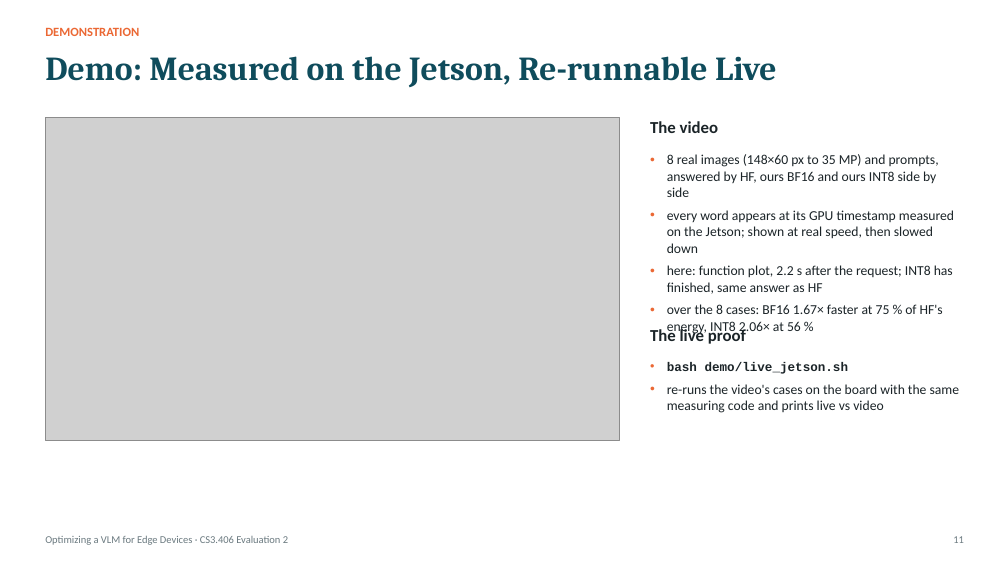
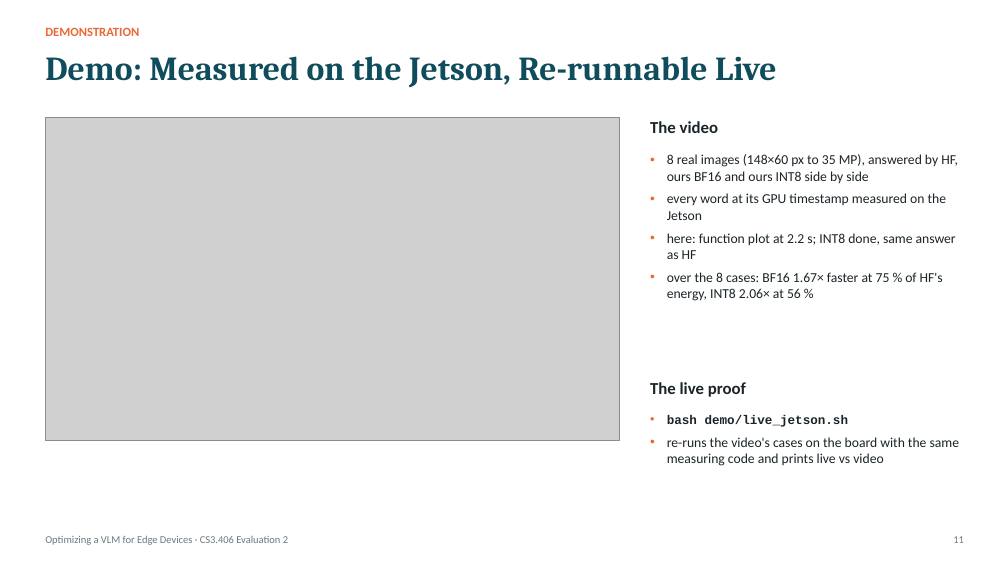
Before and after one commit to jainilbavishi24/LFM2.5-VL-Optimization, a slide deck: slide 11 of presentations/eval2/PAA_Eval2_Working_Prototype.pptx. Drawn at 1008x567 pixels with LibreOffice and Linux fonts; fonts in the diff are those of the drawing; grey boxes stand for pictures. Boxes give left, top, right and bottom in pixels: in the first picture for what was removed or moved away, otherwise in the second. Text is boxed around its words. In the diff, an @@ line names an element or a change of style, - is before the commit and + after.

Commit message:
deck: layout fixes, pdf

```diff
--- a/presentations/eval2/PAA_Eval2_Working_Prototype.pptx
+++ b/presentations/eval2/PAA_Eval2_Working_Prototype.pptx
@@ text at [667, 154, 958, 259]: text changed @@
-• 8 real images (148×60 px to 35 MP) and prompts, answered by HF, ours BF16 and ours INT8 side by side
-• every word appears at its GPU timestamp measured on the Jetson; shown at real speed, then slowed down
-• here: function plot, 2.2 s after the request; INT8 has finished, same answer as HF
+• 8 real images (148×60 px to 35 MP), answered by HF, ours BF16 and ours INT8 side by side
+• every word at its GPU timestamp measured on the Jetson
+• here: function plot at 2.2 s; INT8 done, same answer as HF
@@ text "The live proof": place and size @@
-text "The live proof" at [650, 328, 746, 344]
+text "The live proof" at [650, 382, 746, 397]
@@ text "bash demo/live_jetson.sh": place and size @@
-text "bash demo/live_jetson.sh" at [667, 362, 960, 413]
+text "bash demo/live_jetson.sh" at [667, 415, 960, 466]
```
Also in this commit, not shown: 1 other slide changed, 2 other files.
